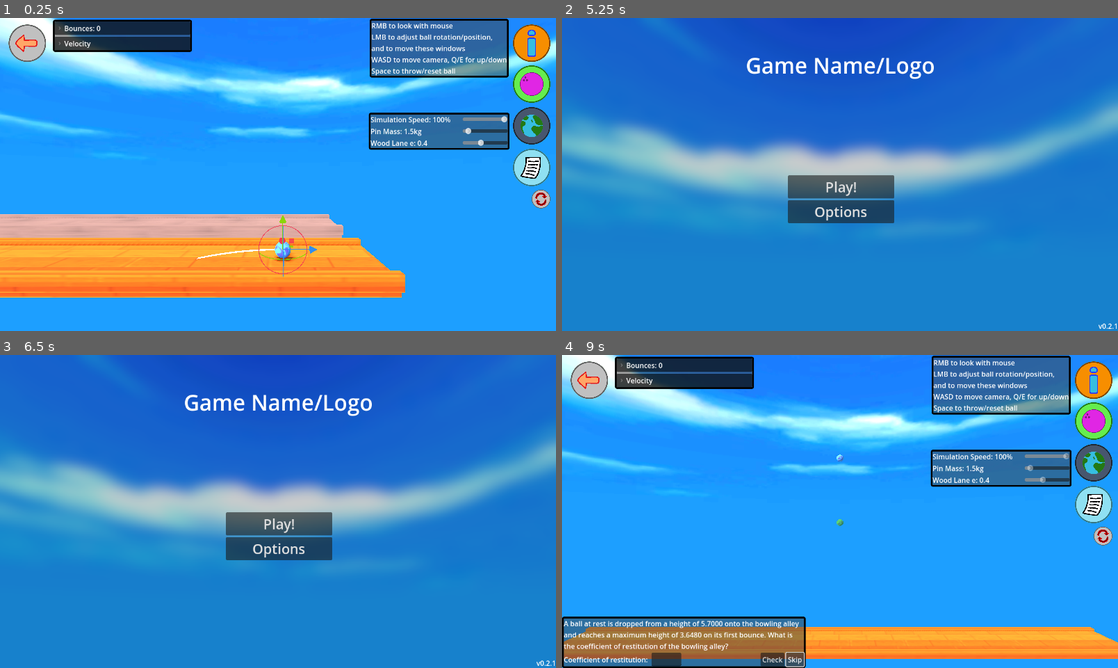
Above: before the commit, frames 1-4 (two rows, left to right).
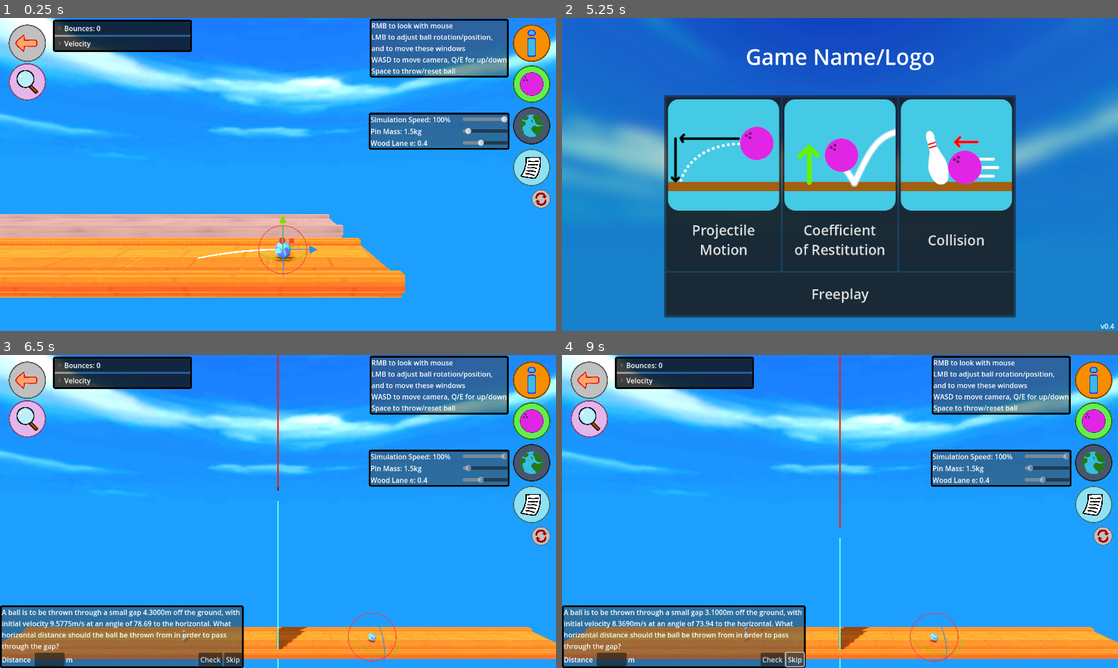
Above: after the commit, the same moments.

Repository: ErythiaSea/CMP400-PhET
Game: Godot game, scene res://Scenes/bowlingEnv.tscn
Two runs of this game, one before a commit and one after it. Both use one fixed random seed, a clock stepped at 60 frames per second and the inputs below.
Inputs (mouse positions are in pixels of both pictures, inside the frame that each line leads up to):
- Up to frame 1 (0.25 s): no input
- Up to frame 2 (5.25 s): click (589, 80) at 0.52 s; click (589, 80) at 1.27 s; click (1095, 43) at 2 s; click (1095, 83) at 2.75 s; click (1095, 127) at 3.5 s; click (1095, 168) at 4.25 s; click (589, 43) at 5 s
- Up to frame 3 (6.5 s): click (161, 520) at 5.75 s, where only the run after the commit has a clickable "Projectile Motion"
- Up to frame 4 (9 s): click (840, 524) at 6.5 s, where only the run before the commit has a clickable "Play!"; click (840, 530) at 7.25 s, where only the run before the commit has a clickable "Coefficient of Restitution"; click (606, 658) at 8.02 s; type "12" at 8.1 s; click "Skip" at 8.75 s

The runs differ from the first frame. In frame 1, 0.6% of the frame differs, in the area x 1-9%, y 14-27%; in frame 2, 46%; in frame 3, 100%, in the area x 0-100%, y 0-100%; in frame 4, 4.9%.

Commit message:
tidy main menu

Diff:
--- a/Scenes/bowlingEnv.tscn
+++ b/Scenes/bowlingEnv.tscn
@@ -698,7 +698,7 @@
 offset_left = 122.0
 offset_top = 4.0
 offset_right = 442.0
-offset_bottom = 70.0
+offset_bottom = 78.0
 size_flags_vertical = 3
 theme_override_styles/panel = ExtResource("14_f10g4")
 script = ExtResource("15_idct1")
@@ -824,7 +824,6 @@
 stretch_mode = 4
 
 [node name="SpyButton" type="TextureButton" parent="GUIRoot"]
-visible = false
 offset_left = 20.0
 offset_top = 104.0
 offset_right = 106.0
--- a/Scenes/gui_root.gd
+++ b/Scenes/gui_root.gd
@@ -221,7 +221,7 @@
 	question_label.text = question_texts[GameManager.current_q_type] % used_args
 
 func _on_play_button_pressed() -> void:
-	question_panel.visible = !question_panel.visible
+	spy_panel.visible = !spy_panel.visible
 
 func _within_tolerance(input: float, answer: float, tolerance: float = 0.01) -> bool:
 	if (abs(input - answer) < tolerance): return true
--- a/Scenes/main_menu.gd
+++ b/Scenes/main_menu.gd
@@ -24,7 +24,6 @@
 	$MainButtons.show()
 	$SceneSelect.hide()
 
-
 func _on_projmot_pressed() -> void:
 	GameManager.current_gamemode = GameManager.mode.proj_mtn
 	_open_bowling()
@@ -33,7 +32,10 @@
 	GameManager.current_gamemode = GameManager.mode.e_coeff
 	_open_bowling()
 
-
 func _on_collision_pressed() -> void:
 	GameManager.current_gamemode = GameManager.mode.collision
 	_open_bowling()
+
+func _on_freeplay_pressed() -> void:
+	GameManager.current_gamemode = GameManager.mode.freeplay
+	_open_bowling()
--- a/Scenes/main_menu.tscn
+++ b/Scenes/main_menu.tscn
@@ -8,9 +8,6 @@
 
 [sub_resource type="LabelSettings" id="LabelSettings_48xlc"]
 font_size = 50
-
-[sub_resource type="LabelSettings" id="LabelSettings_1ehe0"]
-font_size = 32
 
 [node name="MainMenu" type="Control"]
 layout_mode = 3
@@ -38,15 +35,16 @@
 anchors_preset = 5
 anchor_left = 0.5
 anchor_right = 0.5
-offset_left = -99.0
-offset_top = 74.0
-offset_right = 100.0
-offset_bottom = 97.0
+offset_left = -217.0
+offset_top = 54.0
+offset_right = 218.0
+offset_bottom = 123.0
 grow_horizontal = 2
 text = "Game Name/Logo"
 label_settings = SubResource("LabelSettings_48xlc")
 
 [node name="MainButtons" type="VBoxContainer" parent="."]
+visible = false
 layout_mode = 1
 anchors_preset = 7
 anchor_left = 0.5
@@ -73,42 +71,33 @@
 text = "Options"
 
 [node name="SceneSelect" type="PanelContainer" parent="."]
-visible = false
 layout_mode = 1
 anchors_preset = 8
 anchor_left = 0.5
 anchor_top = 0.5
 anchor_right = 0.5
 anchor_bottom = 0.5
-offset_left = -208.0
-offset_top = -100.0
-offset_right = 208.0
-offset_bottom = 175.0
+offset_left = -405.0
+offset_top = -182.0
+offset_right = 405.0
+offset_bottom = 329.0
 grow_horizontal = 2
 grow_vertical = 2
 
-[node name="VBoxContainer" type="VBoxContainer" parent="SceneSelect"]
-layout_mode = 2
-
-[node name="Label" type="Label" parent="SceneSelect/VBoxContainer"]
-layout_mode = 2
-size_flags_vertical = 0
-size_flags_stretch_ratio = 1.05
-text = "Select a scene..."
-label_settings = SubResource("LabelSettings_1ehe0")
-horizontal_alignment = 1
-
-[node name="MarginContainer" type="MarginContainer" parent="SceneSelect/VBoxContainer"]
+[node name="MarginContainer" type="MarginContainer" parent="SceneSelect"]
 layout_mode = 2
 theme_override_constants/margin_left = 5
 theme_override_constants/margin_top = 5
 theme_override_constants/margin_right = 5
 theme_override_constants/margin_bottom = 5
 
-[node name="SceneButtons" type="HBoxContainer" parent="SceneSelect/VBoxContainer/MarginContainer"]
+[node name="VBoxContainer" type="VBoxContainer" parent="SceneSelect/MarginContainer"]
 layout_mode = 2
 
-[node name="ProjMot" type="Button" parent="SceneSelect/VBoxContainer/MarginContainer/SceneButtons"]
+[node name="SceneButtons" type="HBoxContainer" parent="SceneSelect/MarginContainer/VBoxContainer"]
+layout_mode = 2
+
+[node name="ProjMot" type="Button" parent="SceneSelect/MarginContainer/VBoxContainer/SceneButtons"]
 layout_mode = 2
 size_flags_horizontal = 3
 size_flags_vertical = 3
@@ -119,7 +108,7 @@
 icon_alignment = 1
 vertical_icon_alignment = 0
 
-[node name="COR" type="Button" parent="SceneSelect/VBoxContainer/MarginContainer/SceneButtons"]
+[node name="COR" type="Button" parent="SceneSelect/MarginContainer/VBoxContainer/SceneButtons"]
 layout_mode = 2
 size_flags_horizontal = 3
 size_flags_vertical = 3
@@ -130,7 +119,7 @@
 icon_alignment = 1
 vertical_icon_alignment = 0
 
-[node name="Collision" type="Button" parent="SceneSelect/VBoxContainer/MarginContainer/SceneButtons"]
+[node name="Collision" type="Button" parent="SceneSelect/MarginContainer/VBoxContainer/SceneButtons"]
 layout_mode = 2
 size_flags_horizontal = 3
 size_flags_vertical = 3
@@ -140,9 +129,15 @@
 icon_alignment = 1
 vertical_icon_alignment = 0
 
-[node name="Back" type="Button" parent="SceneSelect/VBoxContainer"]
+[node name="Freeplay" type="Button" parent="SceneSelect/MarginContainer/VBoxContainer"]
 layout_mode = 2
-text = "Back"
+size_flags_horizontal = 3
+size_flags_vertical = 3
+theme_override_font_sizes/font_size = 32
+text = "Freeplay
+"
+icon_alignment = 1
+vertical_icon_alignment = 0
 
 [node name="Version" type="Label" parent="."]
 layout_mode = 1
@@ -157,7 +152,7 @@
 grow_vertical = 0
 
 [connection signal="pressed" from="MainButtons/Play" to="." method="_on_play_pressed"]
-[connection signal="pressed" from="SceneSelect/VBoxContainer/MarginContainer/SceneButtons/ProjMot" to="." method="_on_projmot_pressed"]
-[connection signal="pressed" from="SceneSelect/VBoxContainer/MarginContainer/SceneButtons/COR" to="." method="_on_cor_pressed"]
-[connection signal="pressed" from="SceneSelect/VBoxContainer/MarginContainer/SceneButtons/Collision" to="." method="_on_collision_pressed"]
-[connection signal="pressed" from="SceneSelect/VBoxContainer/Back" to="." method="_on_back_pressed"]
+[connection signal="pressed" from="SceneSelect/MarginContainer/VBoxContainer/SceneButtons/ProjMot" to="." method="_on_projmot_pressed"]
+[connection signal="pressed" from="SceneSelect/MarginContainer/VBoxContainer/SceneButtons/COR" to="." method="_on_cor_pressed"]
+[connection signal="pressed" from="SceneSelect/MarginContainer/VBoxContainer/SceneButtons/Collision" to="." method="_on_collision_pressed"]
+[connection signal="pressed" from="SceneSelect/MarginContainer/VBoxContainer/Freeplay" to="." method="_on_freeplay_pressed"]
--- a/project.godot
+++ b/project.godot
@@ -11,7 +11,7 @@
 [application]
 
 config/name="CMP400 PhET (4.5)"
-config/version="v0.2.1"
+config/version="v0.4"
 run/main_scene="uid://dg0lyw2wu0nwg"
 config/features=PackedStringArray("4.5", "GL Compatibility")
 config/icon="res://GFX/icon.svg"
Not shown: 1 places in Scenes/main_menu.tscn that only renumber resources
